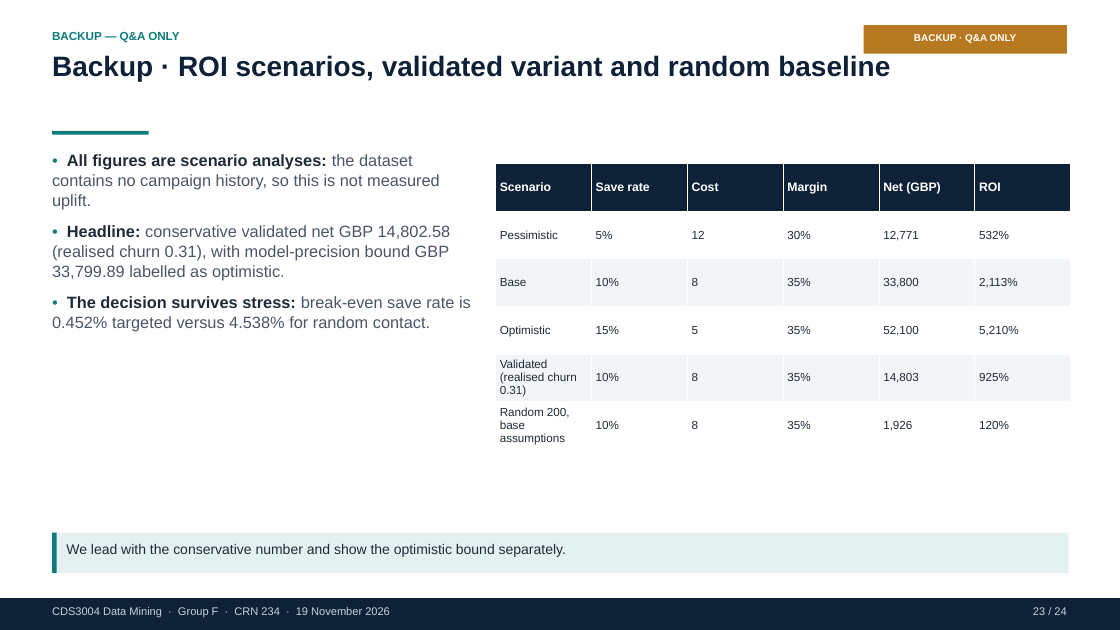
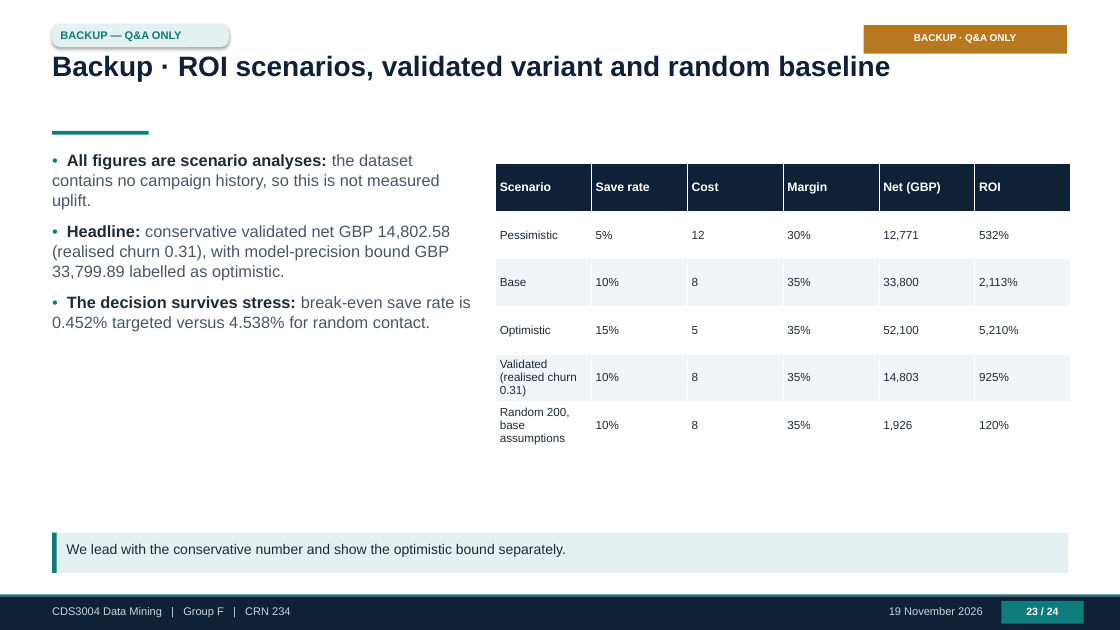
Before and after one commit to AaaaaronLIN/CDS3004_online_retail, a slide deck: slide 23 of presentation/CDS3004_GroupF_CRN234_Slides.pptx. Drawn at 1120x630 pixels with LibreOffice and Linux fonts; fonts in the diff are those of the drawing. Boxes give left, top, right and bottom in pixels: in the first picture for what was removed or moved away, otherwise in the second. Text is boxed around its words. In the diff, an @@ line names an element or a change of style, - is before the commit and + after.

Commit message:
style(deck): clean footer separators and add section chips

```diff
--- a/presentation/CDS3004_GroupF_CRN234_Slides.pptx
+++ b/presentation/CDS3004_GroupF_CRN234_Slides.pptx
@@ rounded rectangle added at [52,24,229,47], fill #E3F1F0 @@
@@ text "BACKUP — Q&A ONLY": place and size @@
-text "BACKUP — Q&A ONLY" at [52,32,179,43]
+text "BACKUP — Q&A ONLY" at [60,31,182,41]
@@ text "BACKUP — Q&A ONLY" at [60,31,182,41]: size 10 to 9.5 pt @@
@@ rectangle added at [0,595,1120,597], fill #0E7C7B @@
@@ text at [52,607,290,617]: text changed @@
-CDS3004 Data Mining · Group F · CRN 234 · 19 November 2026
+CDS3004 Data Mining | Group F | CRN 234
@@ text added at [889,607,983,615], 9.5 pt, text #C7D2DE @@
+19 November 2026
@@ text "23 / 24": place and size @@
-text "23 / 24" at [1033,607,1066,615]
+text "23 / 24" at [1026,607,1059,615]
@@ text "23 / 24" at [1026,607,1059,615]: size 9.5 to 9 pt, text colour #C7D2DE to #FFFFFF, bold on; alignment right to centre @@
@@ rectangle added at [1002,602,1084,624], fill #0E7C7B @@
```
Also in this commit, not shown: 23 other slides changed, 1 other file.
